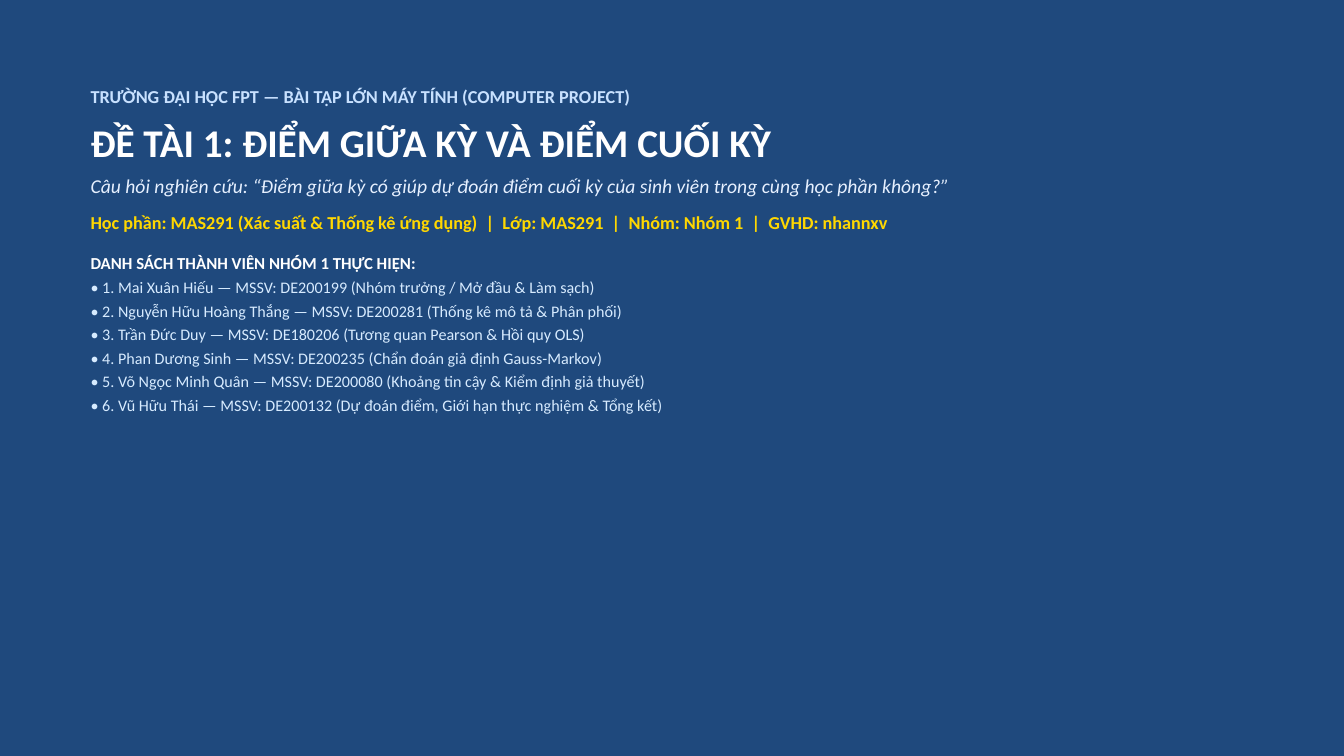
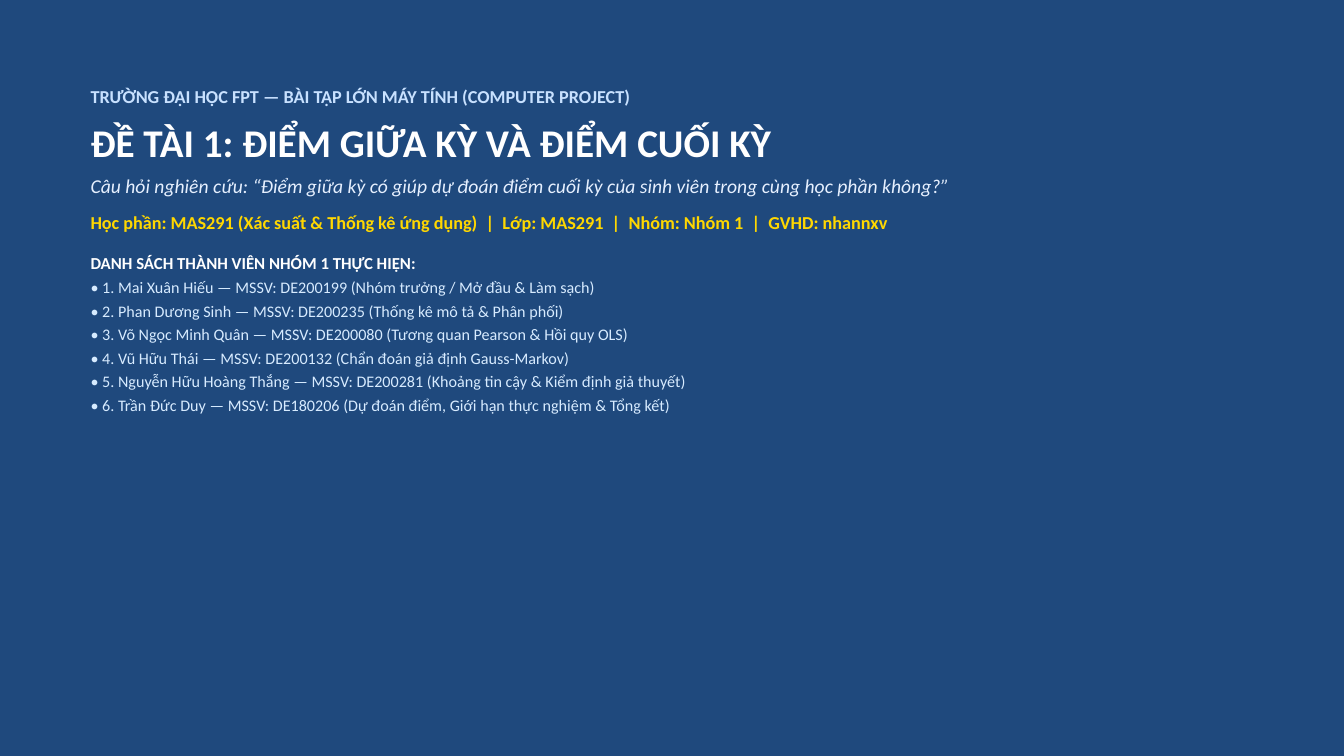
Before and after one commit to hieune321/mas-project-topic1, a slide deck: slide 1 of outputs/reports/Computer_Project_Topic_1_Slides.pptx. Drawn at 1344x756 pixels with LibreOffice and Linux fonts; fonts in the diff are those of the drawing. Boxes give left, top, right and bottom in pixels: in the first picture for what was removed or moved away, otherwise in the second. Text is boxed around its words. In the diff, an @@ line names an element or a change of style, - is before the commit and + after.

```diff
--- a/outputs/reports/Computer_Project_Topic_1_Slides.pptx
+++ b/outputs/reports/Computer_Project_Topic_1_Slides.pptx
@@ text at box(102, 305, 686, 414): text changed @@
-• 2. Nguyễn Hữu Hoàng Thắng — MSSV: DE200281 (Thống kê mô tả & Phân phối)
-• 3. Trần Đức Duy — MSSV: DE180206 (Tương quan Pearson & Hồi quy OLS)
-• 4. Phan Dương Sinh — MSSV: DE200235 (Chẩn đoán giả định Gauss-Markov)
-• 5. Võ Ngọc Minh Quân — MSSV: DE200080 (Khoảng tin cậy & Kiểm định giả thuyết)
-• 6. Vũ Hữu Thái — MSSV: DE200132 (Dự đoán điểm, Giới hạn thực nghiệm & Tổng kết)
+• 2. Phan Dương Sinh — MSSV: DE200235 (Thống kê mô tả & Phân phối)
+• 3. Võ Ngọc Minh Quân — MSSV: DE200080 (Tương quan Pearson & Hồi quy OLS)
+• 4. Vũ Hữu Thái — MSSV: DE200132 (Chẩn đoán giả định Gauss-Markov)
+• 5. Nguyễn Hữu Hoàng Thắng — MSSV: DE200281 (Khoảng tin cậy & Kiểm định giả thuyết)
+• 6. Trần Đức Duy — MSSV: DE180206 (Dự đoán điểm, Giới hạn thực nghiệm & Tổng kết)
```
Also in this commit, not shown: 10 other slides changed, 17 other files.
